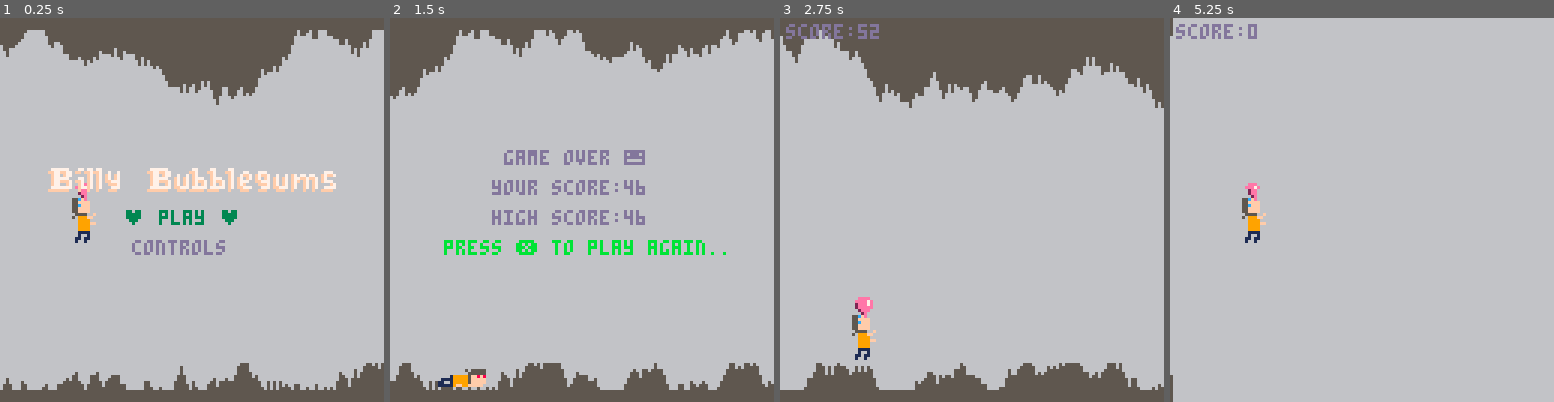
Above: before the commit, frames 1-4 (left to right).
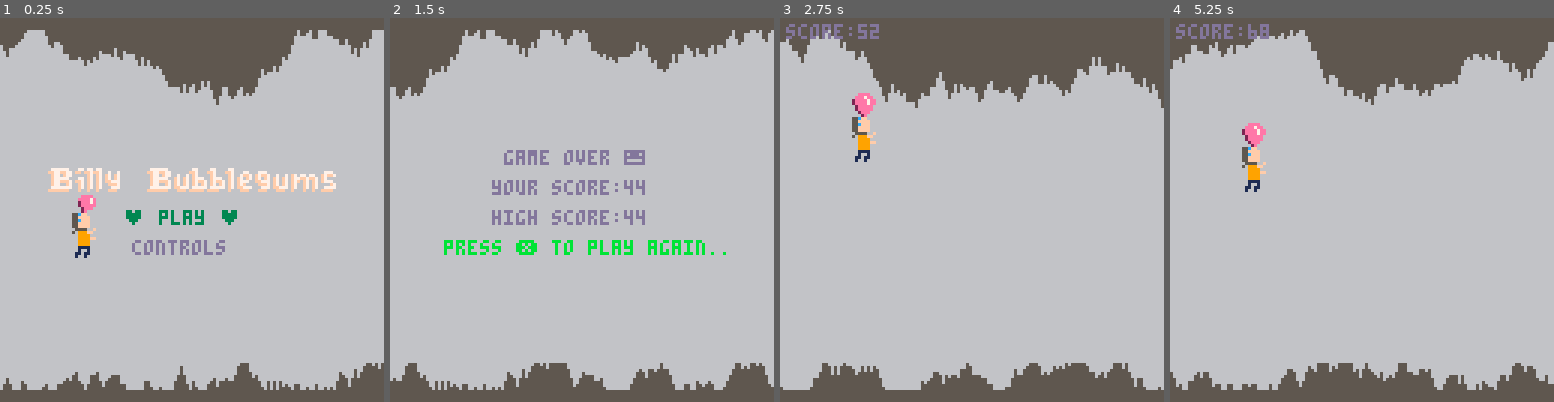
Above: after the commit, the same moments.

Repository: DoctorMikeReddy/billybubblegums
Game: PICO-8 cartridge billybubblegums.p8
Two runs of this game, one before a commit and one after it. Both use one fixed random seed, a clock stepped at 60 frames per second and the inputs below.
Inputs:
- Up to frame 1 (0.25 s): no input
- Up to frame 2 (1.5 s): tap X (X key) at 0.33, 1.07 s; tap O (Z key) at 0.7 s
- Up to frame 3 (2.75 s): tap O (Z key) at 1.7, 2.1, 2.5 s; tap X (X key) at 1.85 s; hold Up 2.15-2.42 s
- Up to frame 4 (5.25 s): tap O (Z key) every 0.4 s from 2.9 to 4.9 s; tap X (X key) at 2.97, 4.08, 5.2 s; hold Down 3.63-3.97 s; hold Up 4.73-5.03 s

The runs differ from the first frame. In frame 1, 0.7% of the frame differs, in the area x 18-25%, y 42-63%; in frame 2, 3.4%; in frame 3, 4.2%; in frame 4, 19%, in the area x 0-100%, y 0-100%.

Commit message:
Basic mechanics and first release

Diff:
--- a/billybubblegums.p8
+++ b/billybubblegums.p8
@@ -10,6 +10,7 @@
 high_score = 0
 show_menu = true
 cartdata("billybubblegums-v1")
+--dset(1,0)
 
 function _init()
  game_over = false
@@ -59,9 +60,9 @@
 function make_player()
 	player={}
 	player.x=24
-	player.y=60
+	player.y=64
 	player.dy=0
-	player.state=2
+	player.state=3
 	player.rise=3
 	player.fall=4
 	player.body=19
@@ -238,13 +239,14 @@
 end
 
 function ai_player_move()
- player.y += player.dy
-	for i=player.x, player.x+7 do
-		if (cave[i+1].btm<player.y+ rnd(20,10)) then
-			player_pump()
-			sfx(0)
-		end
-	end
+ player.y += (rnd(2)-1)/2 --player.dy
+
+--	for i=player.x, player.x+7 do
+--		if (cave[i+1].btm<player.y+ rnd(20,10)) then
+--			player_pump()
+--			--sfx(0)
+--		end
+--	end
 end
 
 -->8
